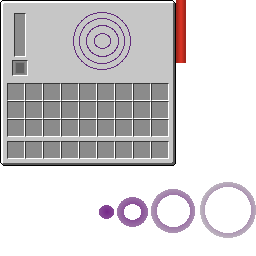
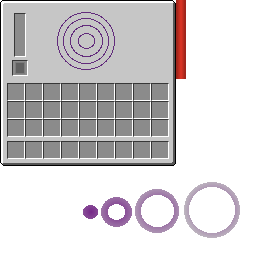
Two versions of the same layered image (256 x 256). Layer-by-layer changes:
painted on "Layer" over [57, 12, 256, 238]
painted on "Background" over [176, 63, 186, 79]
